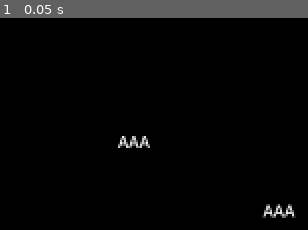
Above: before the commit, frame 1.
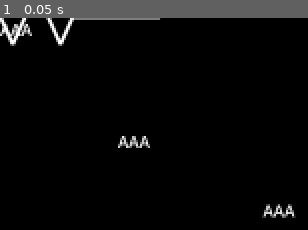
Above: after the commit, the same moment.

Repository: shs-cse/Visual-Circuit-Simulator
Game: Godot game, scene res://circuit_editor.tscn
Two runs of this game, one before a commit and one after it. Both use one fixed random seed, a clock stepped at 60 frames per second and the inputs below.
Inputs:
- Up to frame 1 (0.05 s): no input

The runs differ from the first frame. In frame 1, 1.4% of the frame differs, in the area x 0-52%, y 0-14%.

Commit message:
working on resistor

Diff:
--- a/circuit_editor.tscn
+++ b/circuit_editor.tscn
@@ -1,7 +1,8 @@
-[gd_scene load_steps=3 format=3 uid="uid://do3rbboax0bgr"]
+[gd_scene load_steps=4 format=3 uid="uid://do3rbboax0bgr"]
 
 [ext_resource type="Script" path="res://circuit_editor.gd" id="1_xekyc"]
 [ext_resource type="PackedScene" uid="uid://dahe2euiuqnao" path="res://components/component.tscn" id="2_5d2n5"]
+[ext_resource type="PackedScene" uid="uid://rpagvoghtxt5" path="res://components/resistor.tscn" id="3_truey"]
 
 [node name="CircuitEditor" type="Node2D"]
 script = ExtResource("1_xekyc")
@@ -19,11 +20,14 @@
 [node name="Component" parent="." instance=ExtResource("2_5d2n5")]
 position = Vector2(118, 112)
 size = Vector2i(2, 3)
-numerical_value = 1205.0
-si_unit_prefix = -6
+numerical_value = nan
+si_unit_prefix = 0
 
 [node name="Component2" parent="." instance=ExtResource("2_5d2n5")]
 position = Vector2(263, 181)
 numerical_value = nan
+si_unit_prefix = 0
+
+[node name="Resistor" parent="." instance=ExtResource("3_truey")]
 
 [connection signal="file_selected" from="AscFileSelectionDialog" to="." method="_on_asc_file_selected"]
--- a/components/component.gd
+++ b/components/component.gd
@@ -8,7 +8,7 @@
 	CURRENT_SOURCE,
 }
 ## Width of a 1x1 tile in pixels
-const TILE_SIZE := 20
+const TILE_SIZE := 160
 ## Dictionary mapping from component type to their corresponding unit
 const unit_dict := {
 	TYPE.RESISTOR: SI.UNIT.OHM,
--- a/components/component.tscn
+++ b/components/component.tscn
@@ -14,7 +14,7 @@
 [node name="BoundingBox" type="CollisionShape2D" parent="."]
 shape = SubResource("RectangleShape2D_70sjb")
 
-[node name="Label" type="Label" parent="."]
+[node name="Value" type="Label" parent="."]
 offset_right = 40.0
 offset_bottom = 23.0
 text = "AAA"
--- /dev/null
+++ b/components/resistor.tscn
@@ -0,0 +1,20 @@
+[gd_scene load_steps=4 format=3 uid="uid://rpagvoghtxt5"]
+
+[ext_resource type="PackedScene" uid="uid://dahe2euiuqnao" path="res://components/component.tscn" id="1_13vlg"]
+[ext_resource type="Texture2D" uid="uid://baown2j0iwyb8" path="res://components/symbols_darkmode/resistor.png" id="3_etrcu"]
+[ext_resource type="Script" path="res://si.gd" id="3_tfk6i"]
+
+[node name="Resistor" type="Node2D"]
+
+[node name="Component" parent="." instance=ExtResource("1_13vlg")]
+size = Vector2i(2, 1)
+numerical_value = nan
+si_unit_prefix = 0
+
+[node name="SI" type="Node" parent="."]
+script = ExtResource("3_tfk6i")
+number = nan
+
+[node name="Sprite2D" type="Sprite2D" parent="."]
+scale = Vector2(0.5, 0.5)
+texture = ExtResource("3_etrcu")
--- /dev/null
+++ b/components/symbols_lightmode/resistor.svg
@@ -0,0 +1,27 @@
+<?xml version='1.0' encoding='UTF-8'?>
+<!-- This file was generated by dvisvgm 2.13.3 -->
+<svg version='1.1' xmlns='http://www.w3.org/2000/svg' xmlns:xlink='http://www.w3.org/1999/xlink' width='42.918157pt' height='12.702545pt' viewBox='-72.000004 -72.000001 42.918157 12.702545'>
+<g id='page1'>
+<g stroke-miterlimit='10' transform='translate(-71.800754,-65.64873)scale(0.996264,-0.996264)'>
+<g fill='#000' stroke='#000'>
+<g stroke-width='0.4'>
+<path d='M 0.0 0.0 L 5.40604 0.0 M 37.27307 0.0 L 42.67911 0.0' fill='none'/>
+<g stroke-width='0.79999'>
+<g stroke-linejoin='bevel'>
+<path d='M 5.00604 0.0 L 8.09496 5.9751 L 13.4728 -5.9751 L 18.85063 5.9751 L 24.22847 -5.9751 L 29.60631 5.9751 L 34.98415 -5.9751 L 37.67307 0.0' fill='none'/>
+<g stroke-width='0.4'>
+</g>
+</g>
+</g>
+<g transform='translate(21.33955,0.0)'>
+<g stroke='none' transform='scale(-1.00375,1.00375)translate(-71.800754,-65.64873)scale(-1,-1)'>
+<g fill='#000'>
+<g stroke='none'/>
+</g>
+</g>
+</g>
+</g>
+</g>
+</g>
+</g>
+</svg>
--- a/si.gd
+++ b/si.gd
@@ -58,7 +58,6 @@
 		UNIT_REPR_DICT[self.unit]
 	]
 
-
 func update_value():
 	self.value = self.number * 10.0 ** self.prefix
 	print_rich(
Not shown, added: components/symbols.svg
Not shown, added: components/symbols.svg.import
Binary file added: components/symbols_darkmode/resistor.png
Not shown, added: components/symbols_darkmode/resistor.png.import
Not shown, added: components/symbols_lightmode/resistor.svg.import
Not shown, added: .DS_Store
